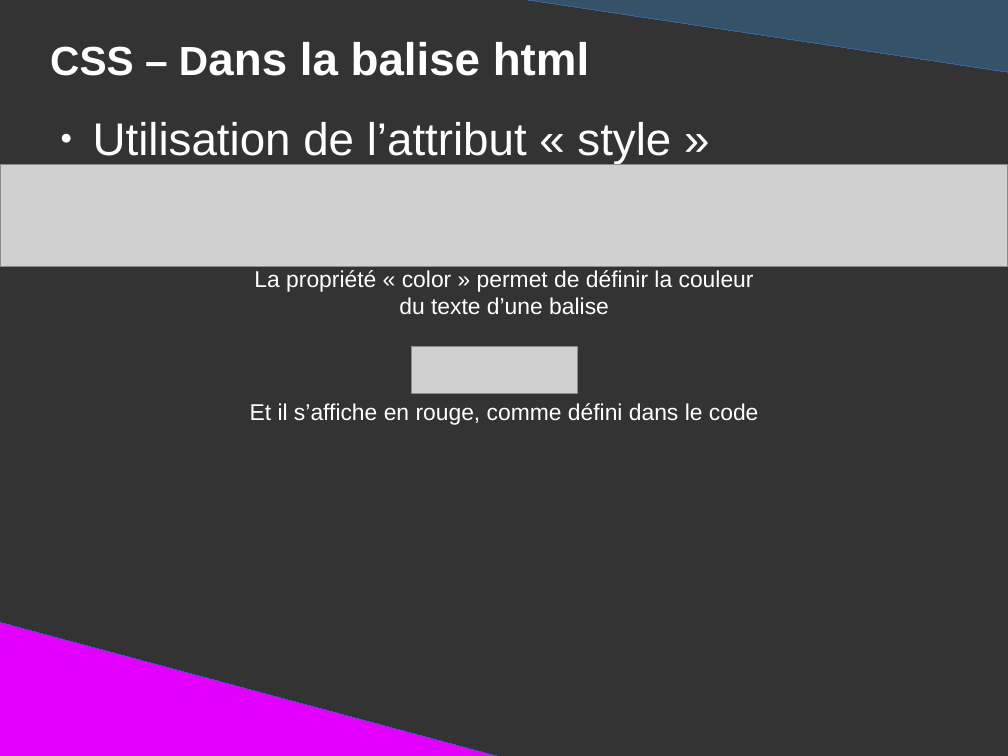
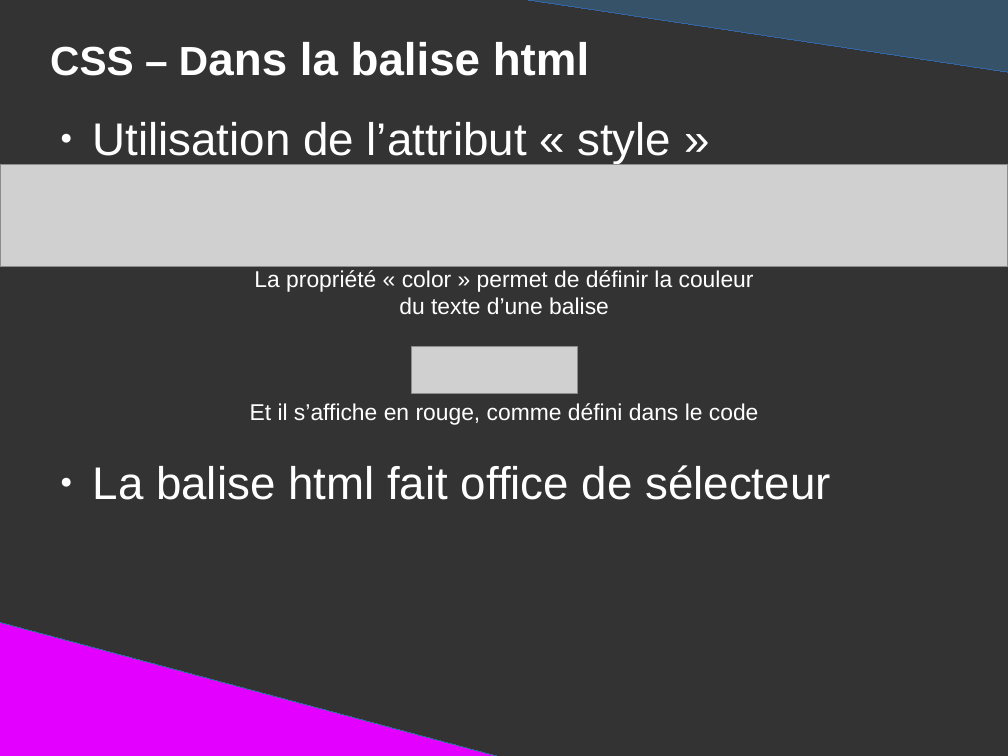
Before and after one commit to DanYellow/presentations, a slide deck: slide 45 of mmi/html/presentation.odp (slide 43 before the commit). Drawn at 1008x756 pixels with LibreOffice and Linux fonts; fonts in the diff are those of the drawing; grey boxes stand for pictures. Boxes give left, top, right and bottom in pixels: in the first picture for what was removed or moved away, otherwise in the second. Text is boxed around its words. In the diff, an @@ line names an element or a change of style, - is before the commit and + after.

```diff
--- a/mmi/html/presentation.odp
+++ b/mmi/html/presentation.odp
@@ text added at (93, 465, 830, 500), 36 pt, text #FFFFFF @@
+● La balise html fait office de sélecteur
```
Also in this commit, not shown: 19 other slides changed, 2 slides added, 2 other files.
